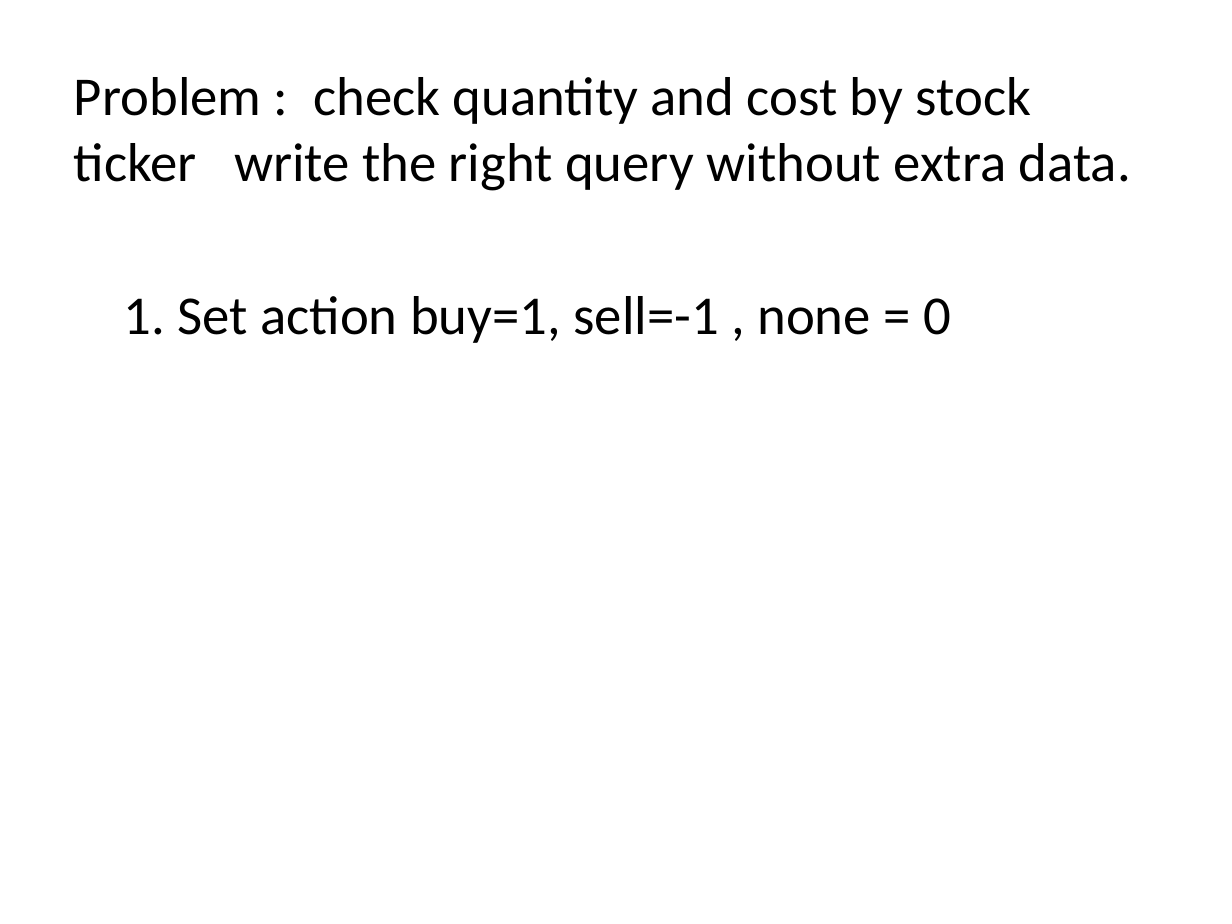
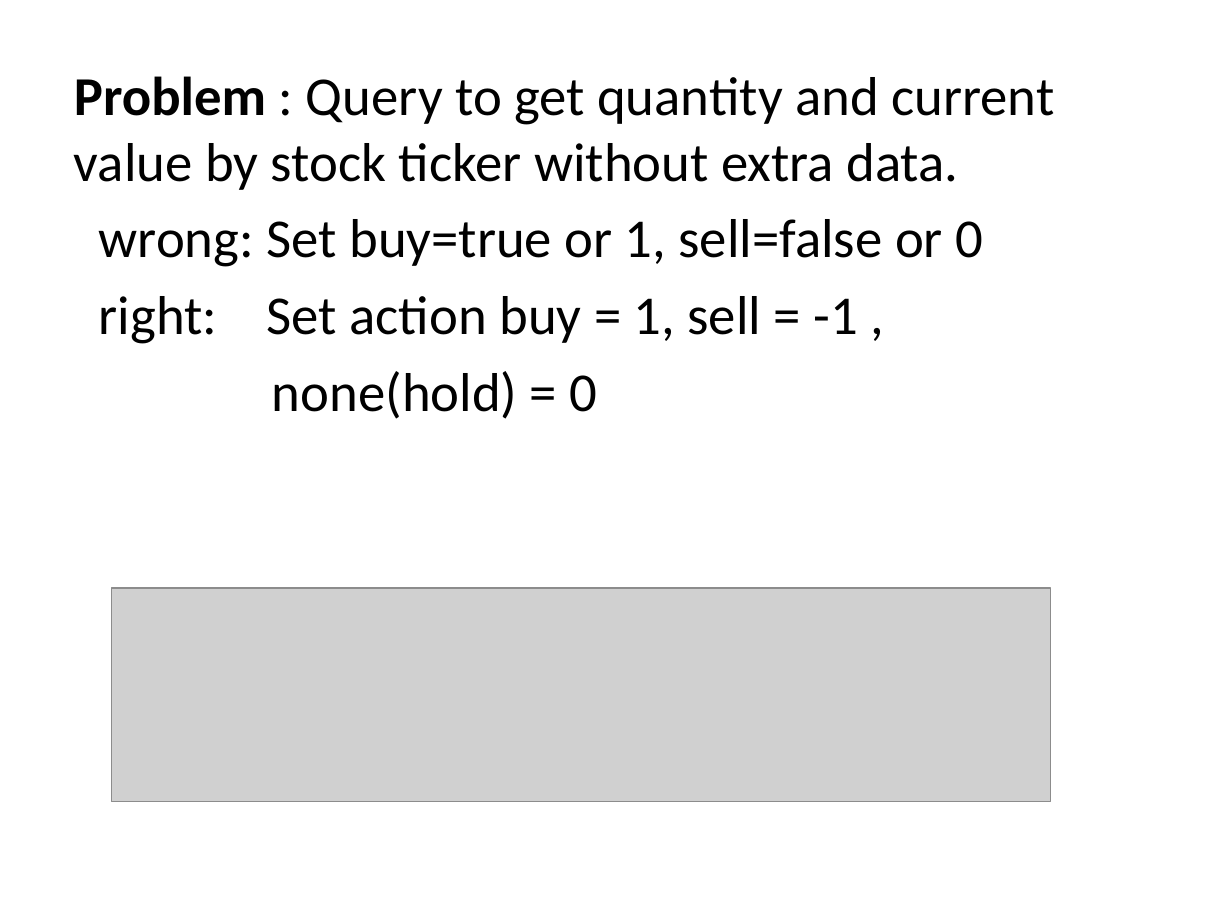
Before and after one commit to IPD8-guofeng/dotnet-group-project, a slide deck: slide 7 of Stock trade and analyst system.pptx. Drawn at 1232x924 pixels with LibreOffice and Linux fonts; fonts in the diff are those of the drawing; grey boxes stand for pictures. Boxes give left, top, right and bottom in pixels: in the first picture for what was removed or moved away, otherwise in the second. Text is boxed around its words. In the diff, an @@ line names an element or a change of style, - is before the commit and + after.

```diff
--- a/Stock trade and analyst system.pptx
+++ b/Stock trade and analyst system.pptx
@@ text at (x1=74, y1=76, x2=1054, y2=419): text changed @@
-Problem : check quantity and cost by stock ticker write the right query without extra data.
-1. Set action buy=1, sell=-1 , none = 0
+Problem : Query to get quantity and current value by stock ticker without extra data.
+wrong: Set buy=true or 1, sell=false or 0
+right: Set action buy = 1, sell = -1 ,
+none(hold) = 0
@@ picture added at (x1=112, y1=588, x2=1051, y2=801) @@
```
Also in this commit, not shown: 5 other slides changed, 1 slide added.
